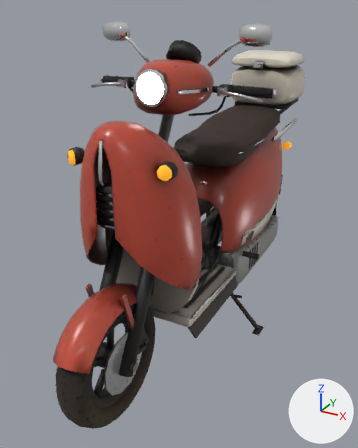
The glTF model traffic/motor-scooter.glb: old version first, new version second.
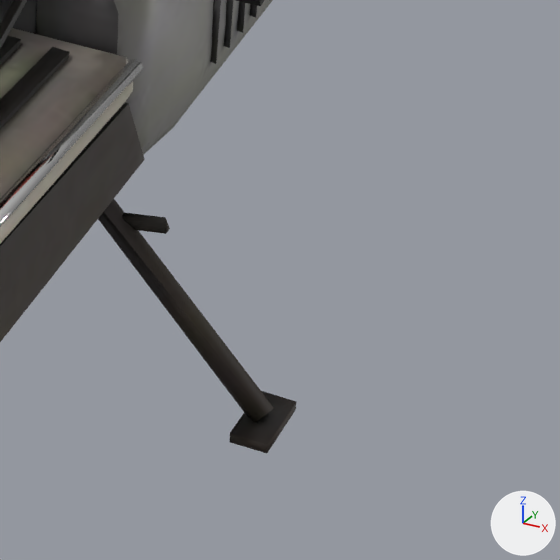
Each version is shown whole from a 50 mm camera at (0.876, -1.763, 1.346) aimed at (-0.051, -0.078, 0.503), then close up on the part from 60% to 86% of the width and 58% to 79% of the height. Every picture has the same lights, and +X, +Y and +Z are marked at lower right. The older version's two pictures come first. Where no turn or scale is listed for an object, it has been applied to the vertices.

Names of what the first close-up shows: 'body', 'fittings', 'kickstand_mesh'.
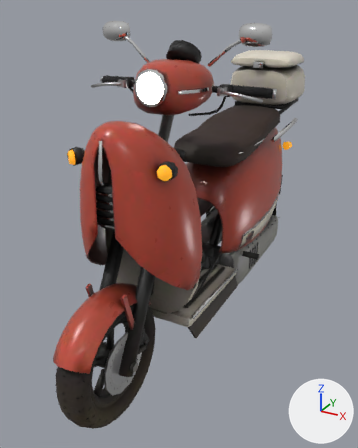
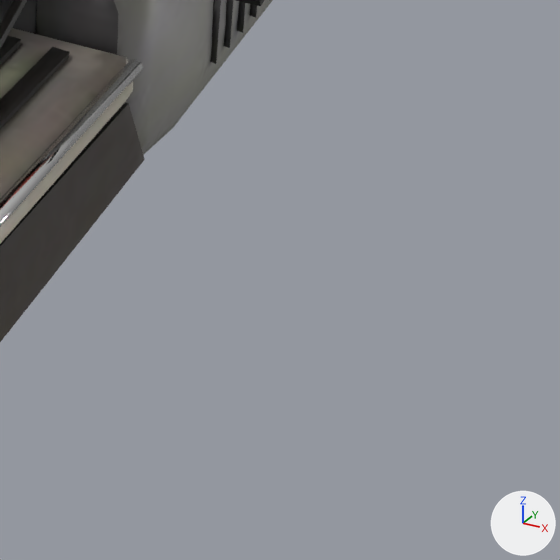
ob_kickstand is not drawn itself; it is the parent of ob_kickstand_mesh.

What differs and where, as boxes (x1, y1, x2, y2) in the close-ups (560 x 560 px):
'kickstand_mesh', turned (not visible afterwards)
    before: (98, 199, 297, 453)

The change in detail:
Object 'kickstand' (ob_kickstand) turns from (0, -48, -22) to (82, 0, 0) degrees about x, y and z.
